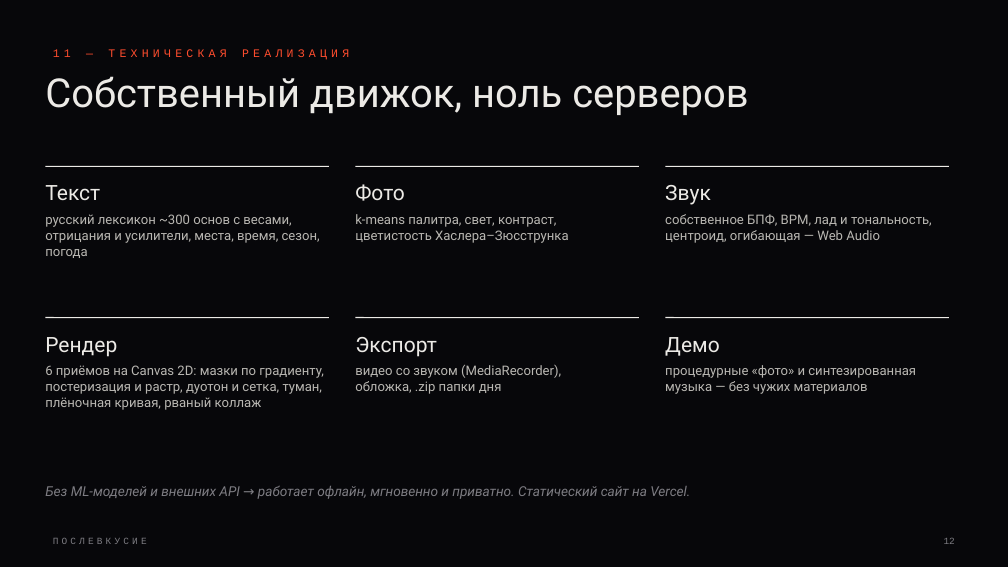
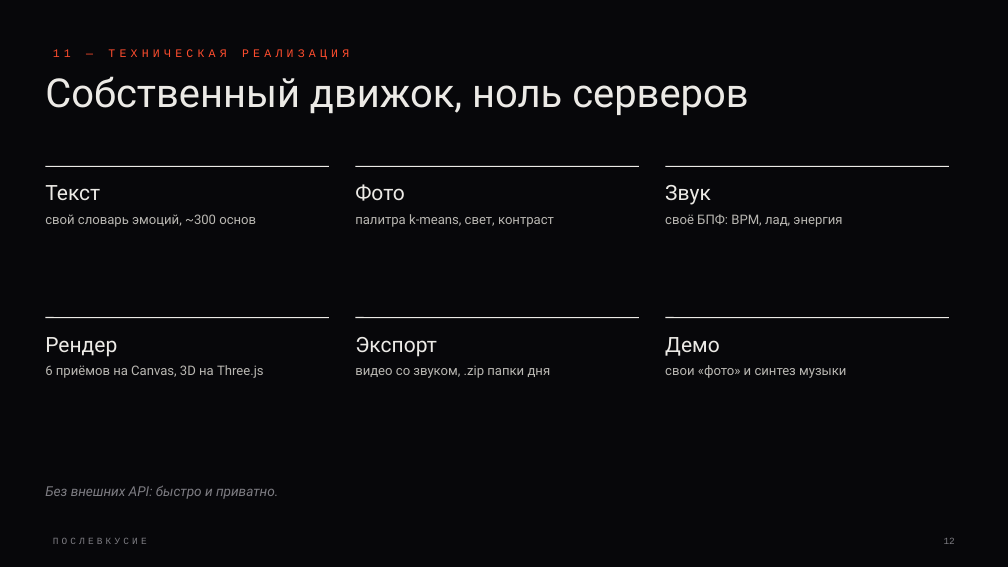
Before and after one commit to asylbeksofiev-pixel/poslevkusie, a slide deck: slide 12 of docs/presentation/Послевкусие — презентация.pptx. Drawn at 1008x567 pixels with LibreOffice and Linux fonts; fonts in the diff are those of the drawing. Boxes give left, top, right and bottom in pixels: in the first picture for what was removed or moved away, otherwise in the second. Text is boxed around its words. In the diff, an @@ line names an element or a change of style, - is before the commit and + after.

Commit message:
Надёжность и полировка: библиотеки без CDN, чёткий рендер и любые пропорции фото, звук в видео для ссылок, стабильная главная, запись дня в 3 шага, визуальная «Система», лёгкая страница дня, короче тексты

```diff
--- a/docs/presentation/Послевкусие — презентация.pptx
+++ b/docs/presentation/Послевкусие — презентация.pptx
@@ text at box(45, 214, 256, 227): text changed @@
-русский лексикон ~300 основ с весами, отрицания и усилители, места, время, сезон, погода
+свой словарь эмоций, ~300 основ
@@ text at box(355, 214, 554, 227): text changed @@
-k-means палитра, свет, контраст, цветистость Хаслера–Зюсструнка
+палитра k-means, свет, контраст
@@ text at box(665, 214, 842, 227): text changed @@
-собственное БПФ, BPM, лад и тональность, центроид, огибающая — Web Audio
+своё БПФ: BPM, лад, энергия
@@ text at box(45, 365, 264, 378): text changed @@
-6 приёмов на Canvas 2D: мазки по градиенту, постеризация и растр, дуотон и сетка, туман, плёночная кривая, рваный коллаж
+6 приёмов на Canvas, 3D на Three.js
@@ text at box(355, 365, 551, 378): text changed @@
-видео со звуком (MediaRecorder), обложка, .zip папки дня
+видео со звуком, .zip папки дня
@@ text at box(665, 365, 846, 378): text changed @@
-процедурные «фото» и синтезированная музыка — без чужих материалов
+свои «фото» и синтез музыки
@@ text at box(45, 485, 278, 499): text changed @@
-Без ML-моделей и внешних API → работает офлайн, мгновенно и приватно. Статический сайт на Vercel.
+Без внешних API: быстро и приватно.
```
Also in this commit, not shown: 13 other slides changed, 1 slide added, 1 slide removed, 20 other files.
